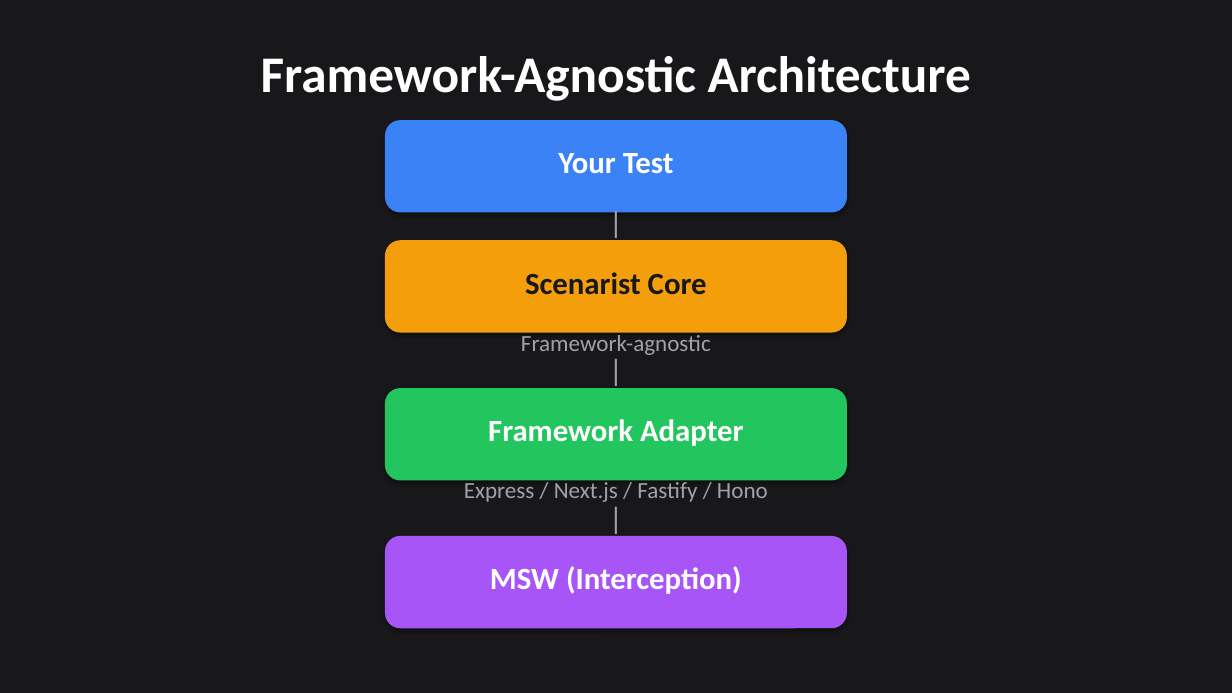
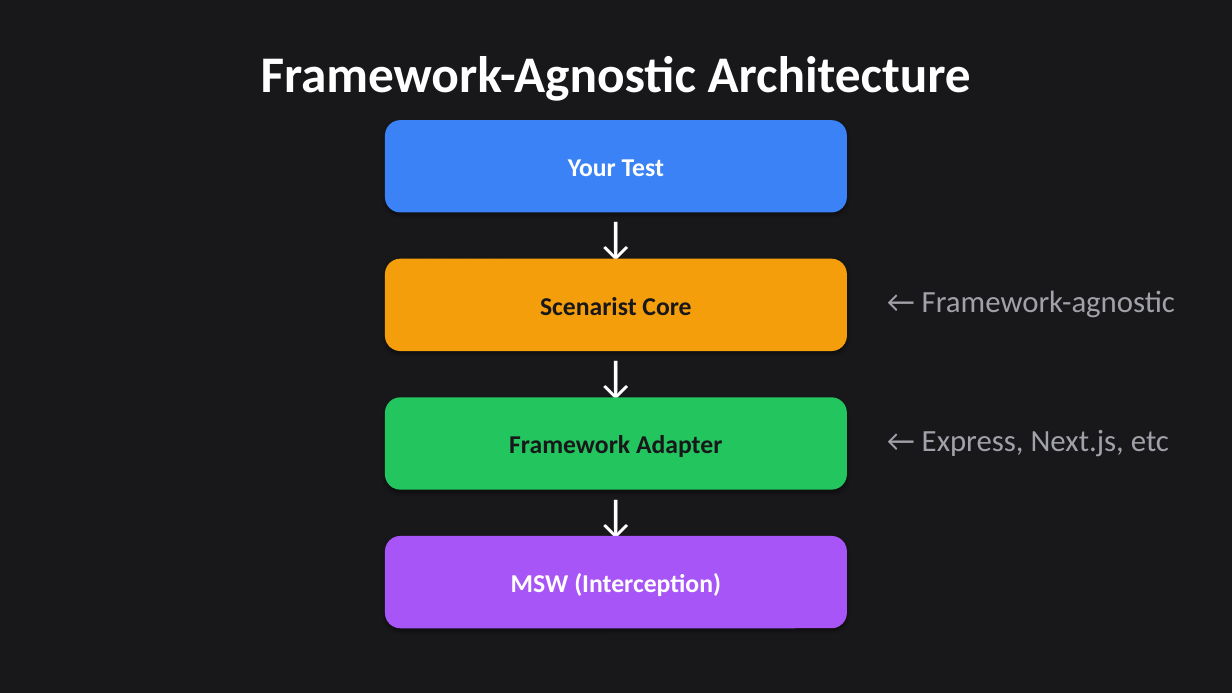
Before and after one commit to citypaul/scenarist, a slide deck: slide 7 of docs/promotional-campaign/presentations/video-03-one-server-unlimited-scenarios.pptx. Drawn at 1232x693 pixels with LibreOffice and Linux fonts; fonts in the diff are those of the drawing. Boxes give left, top, right and bottom in pixels: in the first picture for what was removed or moved away, otherwise in the second. Text is boxed around its words. In the diff, an @@ line names an element or a change of style, - is before the commit and + after.

```diff
--- a/docs/promotional-campaign/presentations/video-03-one-server-unlimited-scenarios.pptx
+++ b/docs/promotional-campaign/presentations/video-03-one-server-unlimited-scenarios.pptx
@@ text removed at [558, 153, 674, 174] @@
-Your Test
@@ text in rounded rectangle at [568, 159, 664, 176]: text added @@
+Your Test
@@ text at [46, 203, 1186, 296]: text changed; size 24 to 36 pt; text colour #A1A1AA to #FFFFFF @@
-|
+↓
@@ rounded rectangle "Scenarist Core": place and size @@
-rounded rectangle "Scenarist Core" at [525, 272, 707, 295]
+rounded rectangle "Scenarist Core" at [385, 259, 848, 351]
@@ rounded rectangle "Scenarist Core" at [385, 259, 848, 351]: size 24 to 20 pt; vertical alignment top to middle; fill none to #F59E0B; shadow on @@
@@ rounded rectangle removed at [385, 240, 848, 333] @@
@@ text at [922, 290, 1175, 317]: text changed; size 18 to 24 pt @@
-Framework-agnostic
+← Framework-agnostic
@@ text at [46, 342, 1186, 434]: text changed; size 24 to 36 pt; text colour #A1A1AA to #FFFFFF @@
-|
+↓
@@ rounded rectangle removed at [385, 388, 848, 481] @@
@@ rounded rectangle "Framework Adapter": place and size @@
-rounded rectangle "Framework Adapter" at [488, 419, 744, 446]
+rounded rectangle "Framework Adapter" at [385, 397, 848, 490]
@@ rounded rectangle "Framework Adapter" at [385, 397, 848, 490]: size 24 to 20 pt, text colour #FFFFFF to #18181B; vertical alignment top to middle; fill none to #22C55E; shadow on @@
@@ text at [922, 430, 1169, 456]: text changed; size 18 to 24 pt @@
-Express / Next.js / Fastify / Hono
+← Express, Next.js, etc
@@ text at [46, 481, 1186, 573]: text changed; size 24 to 36 pt; text colour #A1A1AA to #FFFFFF @@
-|
+↓
@@ rounded rectangle "MSW (Interception)": place and size @@
-rounded rectangle "MSW (Interception)" at [490, 566, 742, 594]
+rounded rectangle "MSW (Interception)" at [385, 536, 848, 628]
@@ rounded rectangle "MSW (Interception)" at [385, 536, 848, 628]: size 24 to 20 pt; vertical alignment top to middle; fill none to #A855F7; shadow on @@
@@ rounded rectangle removed at [385, 536, 848, 628] @@
```
Also in this commit, not shown: 7 other slides changed, 11 slides added, 11 slides removed, 12 other files.
